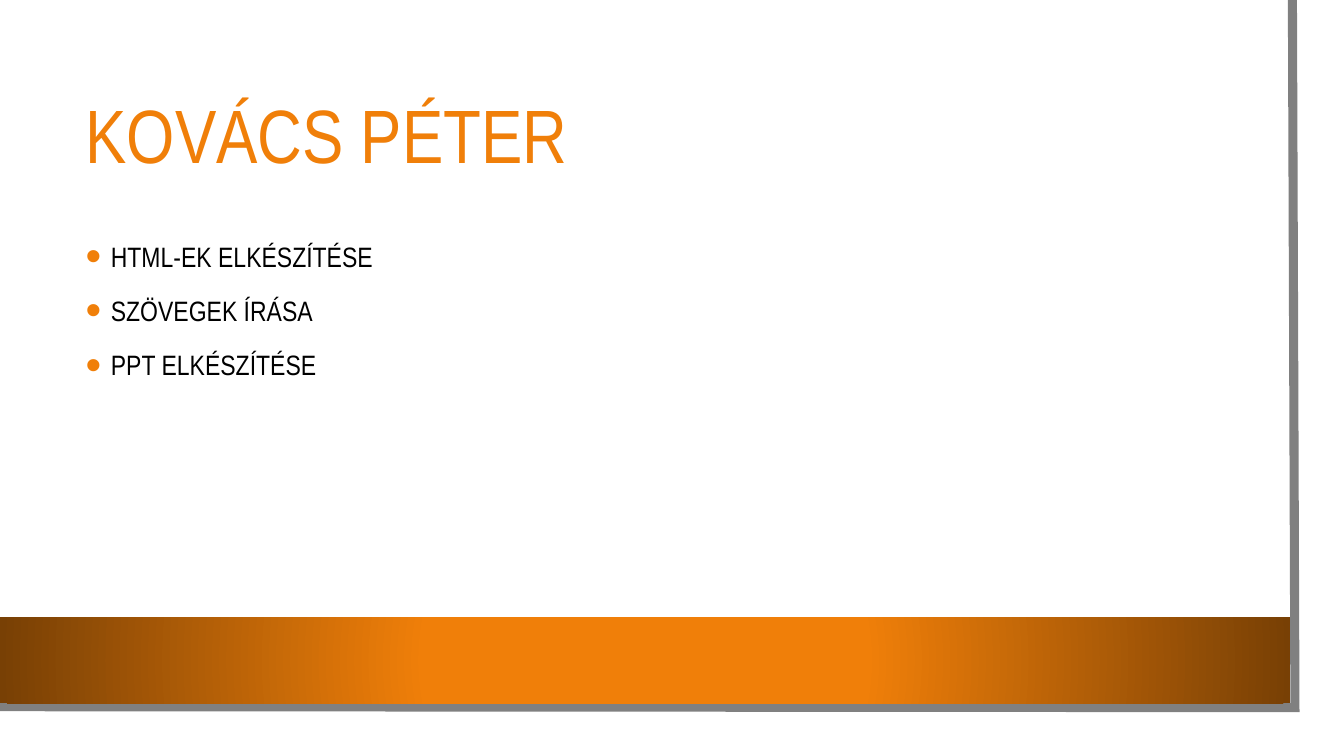
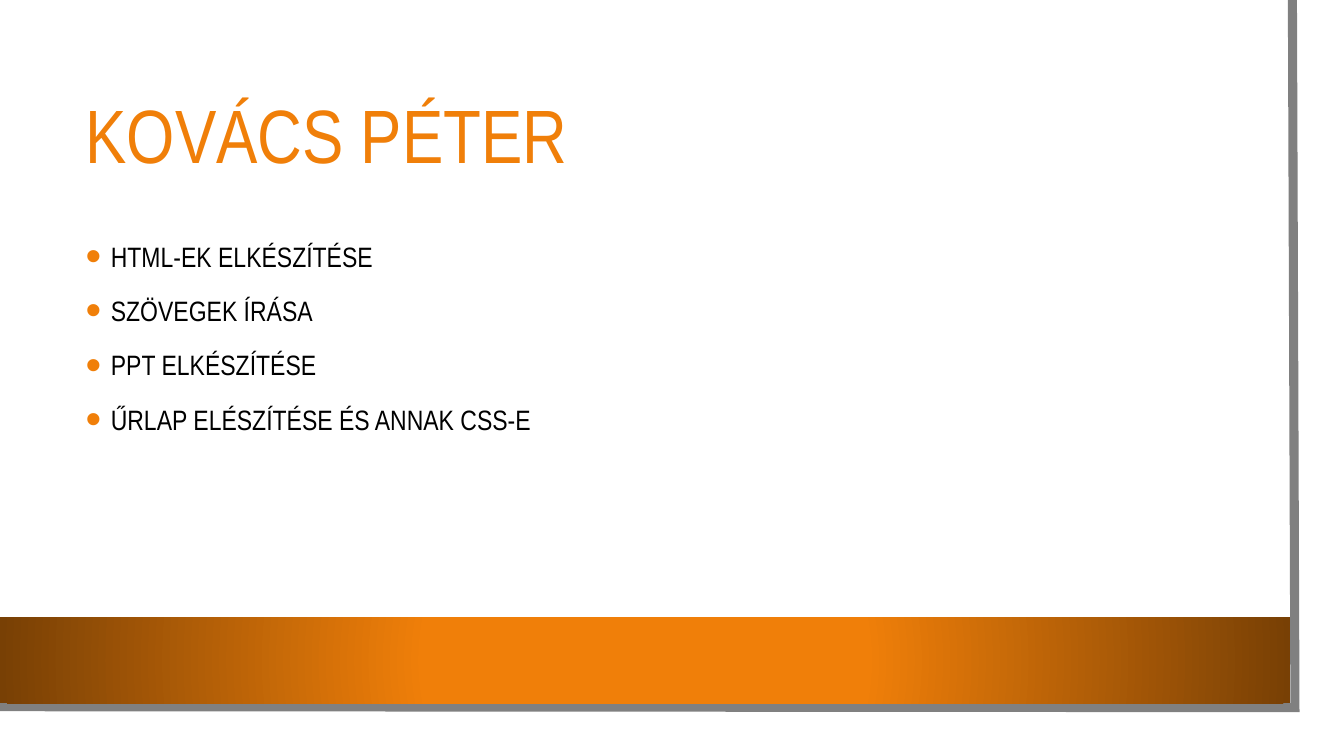
Before and after one commit to fazekasbotond3/IKT-project-Boti-Peti-, a slide deck: slide 4 of Tréfa Iszogató.pptx. Drawn at 1344x756 pixels with LibreOffice and Linux fonts; fonts in the diff are those of the drawing; background and template pictures are left out. Boxes give left, top, right and bottom in pixels: in the first picture for what was removed or moved away, otherwise in the second. Text is boxed around its words. In the diff, an @@ line names an element or a change of style, - is before the commit and + after.

```diff
--- a/Tréfa Iszogató.pptx
+++ b/Tréfa Iszogató.pptx
@@ text at [111,407,530,431]: paragraph added @@
+• ŰRLAP ELÉSZÍTÉSE ÉS ANNAK CSS-E
```
